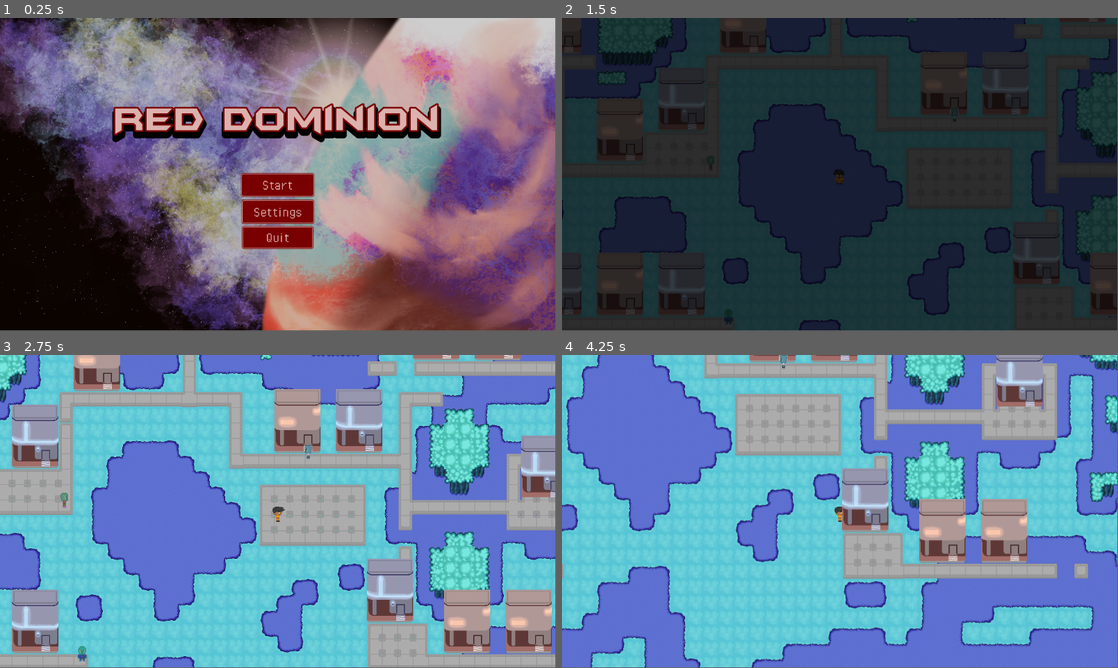
Above: before the commit, frames 1-4 (two rows, left to right).
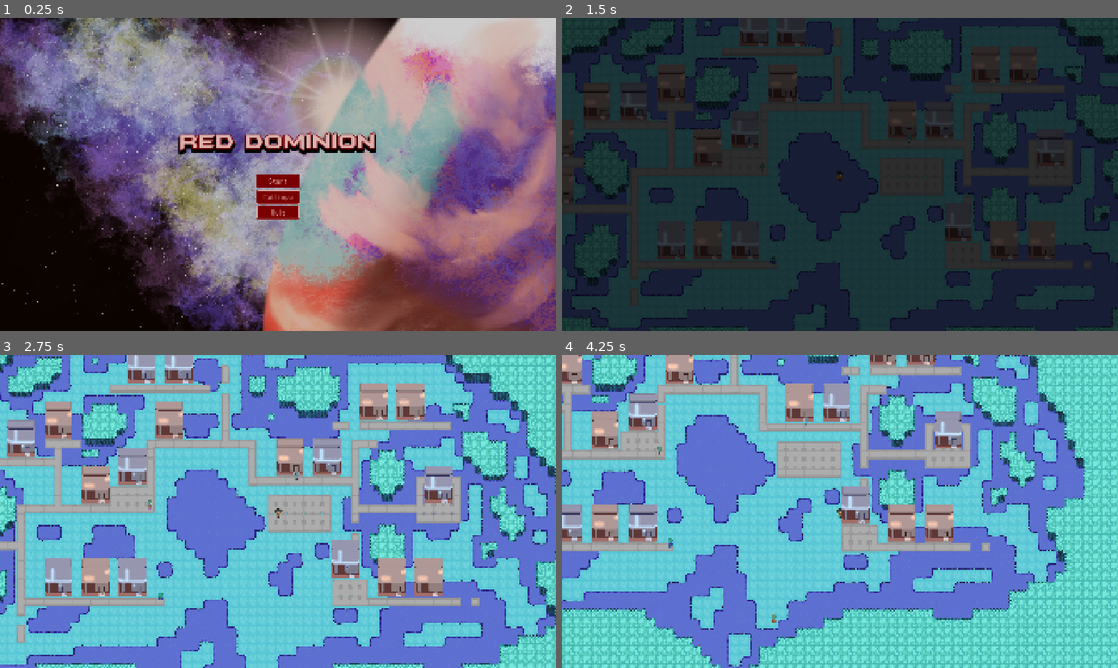
Above: after the commit, the same moments.

Repository: JeremelleV/C230-Nighthawks
Game: Godot game, scene res://scenes/main/main_menu.tscn
The game is run twice, just before and just after one commit, with the same random seed, the same clock (stepped at 60 frames per second) and the same inputs. Sound files missing from this copy of the repository are replaced by a short silence.
Inputs (mouse positions are in pixels of both pictures, inside the frame that each line leads up to):
- Up to frame 1 (0.25 s): no input
- Up to frame 2 (1.5 s): click "Start" at 0.5 s; click "Start" at 1.25 s
- Up to frame 3 (2.75 s): tap Enter (ui_accept) at 2, 2.27 s; move the mouse to (400, 495) at 2.02 s; hold D (right) from 2.03 s (still down); hold E (interact) from 2.03 s (still down)
- Up to frame 4 (4.25 s): move the mouse to (728, 527) at 2.77 s; release D (right) at 2.78 s; release E (interact) at 2.78 s; hold S (down) 2.78-3.53 s; tap T at 2.85 s; tap Enter (ui_accept) at 3.02 s; move the mouse to (895, 442) at 3.52 s; hold D (right) from 3.53 s (still down); tap B at 3.6 s
In our replay, the window is 799x449 before the commit and 800x450 after it. These sizes can differ from the game's own. Grey fills any space a smaller window leaves; there, only what the larger window draws over its background counts as a difference.

The runs differ from the first frame. In frame 1, 12% of the frame differs, in the area x 0-100%, y 0-100%; in frame 2, 21%; in frame 3, 72%; in frame 4, 74%.

Commit message:
setup combat system into shared repo

Diff:
--- a/project.godot
+++ b/project.godot
@@ -25,6 +25,12 @@
 InventoryManager="*res://scripts/systems/InventoryManager.gd"
 ShopManager="*res://scripts/systems/ShopManager.gd"
 FootstepSoundManager="*uid://c4d7dxj6r4sv8"
+
+[display]
+
+window/size/viewport_width=1920
+window/size/viewport_height=1080
+window/stretch/mode="canvas_items"
 
 [global_group]
 
--- a/scenes/main/pause_menu.gd
+++ /dev/null
@@ -1,11 +0,0 @@
-extends Control
-
-
-# Called when the node enters the scene tree for the first time.
-func _ready() -> void:
-	pass # Replace with function body.
-
-
-# Called every frame. 'delta' is the elapsed time since the previous frame.
-func _process(delta: float) -> void:
-	pass
Not shown, removed: assets/sprites/enemies/blank.txt
Not shown, removed: scenes/combat/blank.txt
Not shown, removed: scenes/main/pause_menu.gd.uid
Not shown, removed: scenes/ui/blank.txt
Not shown, removed: scripts/combat/blank.txt
Not shown, removed: scripts/overworld/blank.txt
Not shown, removed: scripts/systems/blank.txt
